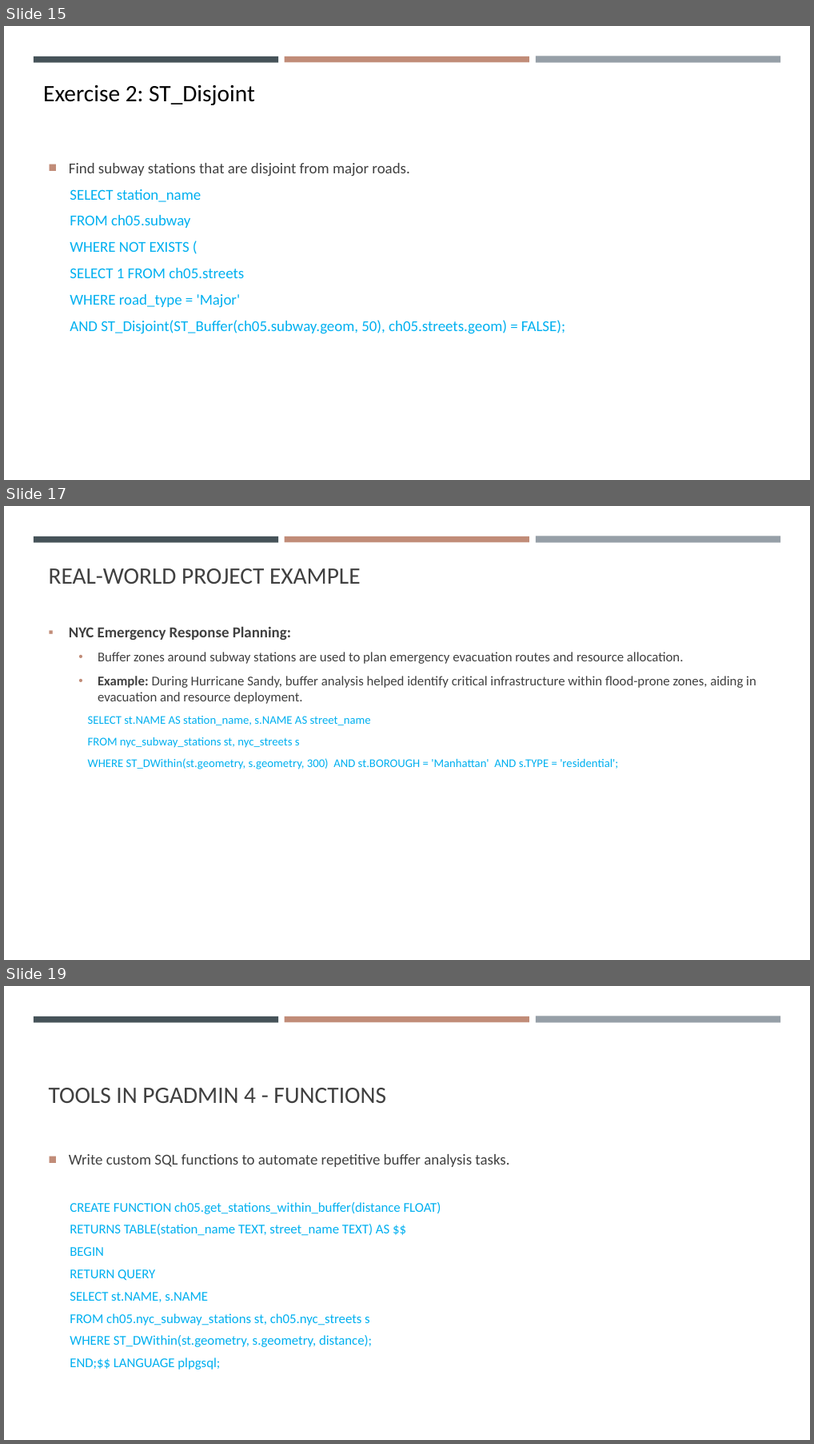
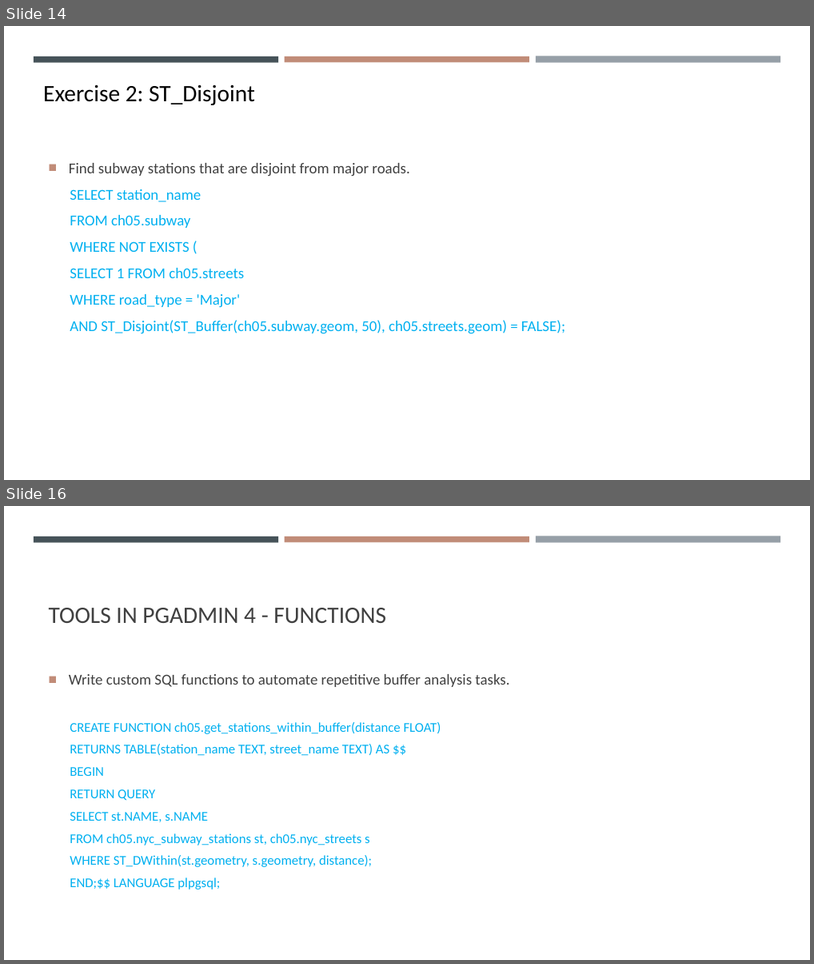
Before and after one commit to gisynw/ssj-376, a slide deck: docs/Lectures/Week05/Week05_Park02.pptx. Shown one above the other, each under a label of ours: slides 15, 17 and 19 before the commit, slides 14 and 16 after it; the slides between them are not shown. The pictures are 814x1444 and 814x964 pixels, drawn with LibreOffice and Linux fonts; fonts in the diff are those of the drawing. Boxes give left, top, right and bottom in pixels: in the first picture for what was removed or moved away, otherwise in the second. Text is boxed around its words. In the diff, an @@ line names an element or a change of style, - is before the commit and + after.

```diff
--- a/docs/Lectures/Week05/Week05_Park02.pptx
+++ b/docs/Lectures/Week05/Week05_Park02.pptx
@@ slide 17 removed at [4, 506, 810, 960], background #FFFFFF; not listed: 3 template elements that a slide beside it also shows @@
@@ title removed at [49, 568, 361, 584] @@
-REAL-WORLD PROJECT EXAMPLE
@@ text removed at [69, 626, 757, 769] @@
-▪ NYC Emergency Response Planning:
-  • Buffer zones around subway stations are used to plan emergency evacuation routes and resource allocation.
-  • Example: During Hurricane Sandy, buffer analysis helped identify critical infrastructure within flood-prone zones, aiding in evacuation and resource deployment.
-    SELECT st.NAME AS station_name, s.NAME AS street_name
-    FROM nyc_subway_stations st, nyc_streets s
-    WHERE ST_DWithin(st.geometry, s.geometry, 300) AND st.BOROUGH = 'Manhattan' AND s.TYPE = 'residential';
@@ what was slide 15 is now slide 14 @@
@@ what was slide 19 is now slide 16 @@
```
Also in this commit, not shown: 5 slides changed, 2 other slides removed, 3 other files.
